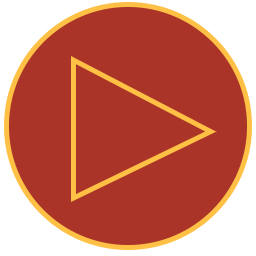
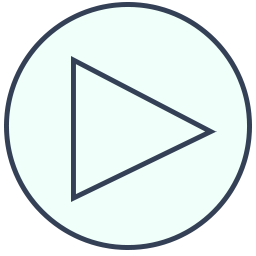
Layer changes from the first 256px x 256px image to the second:
painted on "Rectangle 2" over [71, 56, 217, 202]
painted on "Ellipse 1" over [4, 2, 252, 250]
